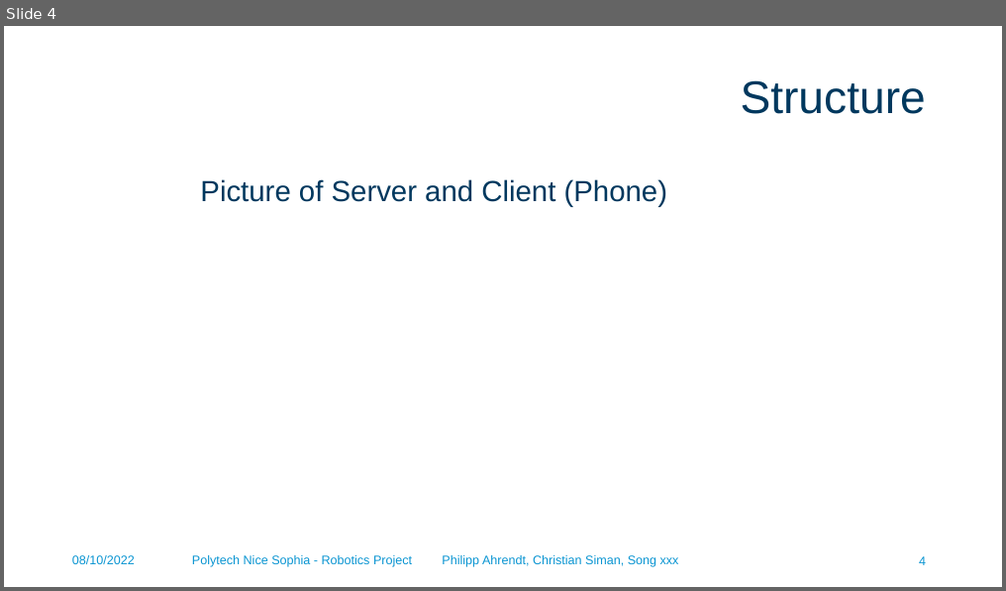
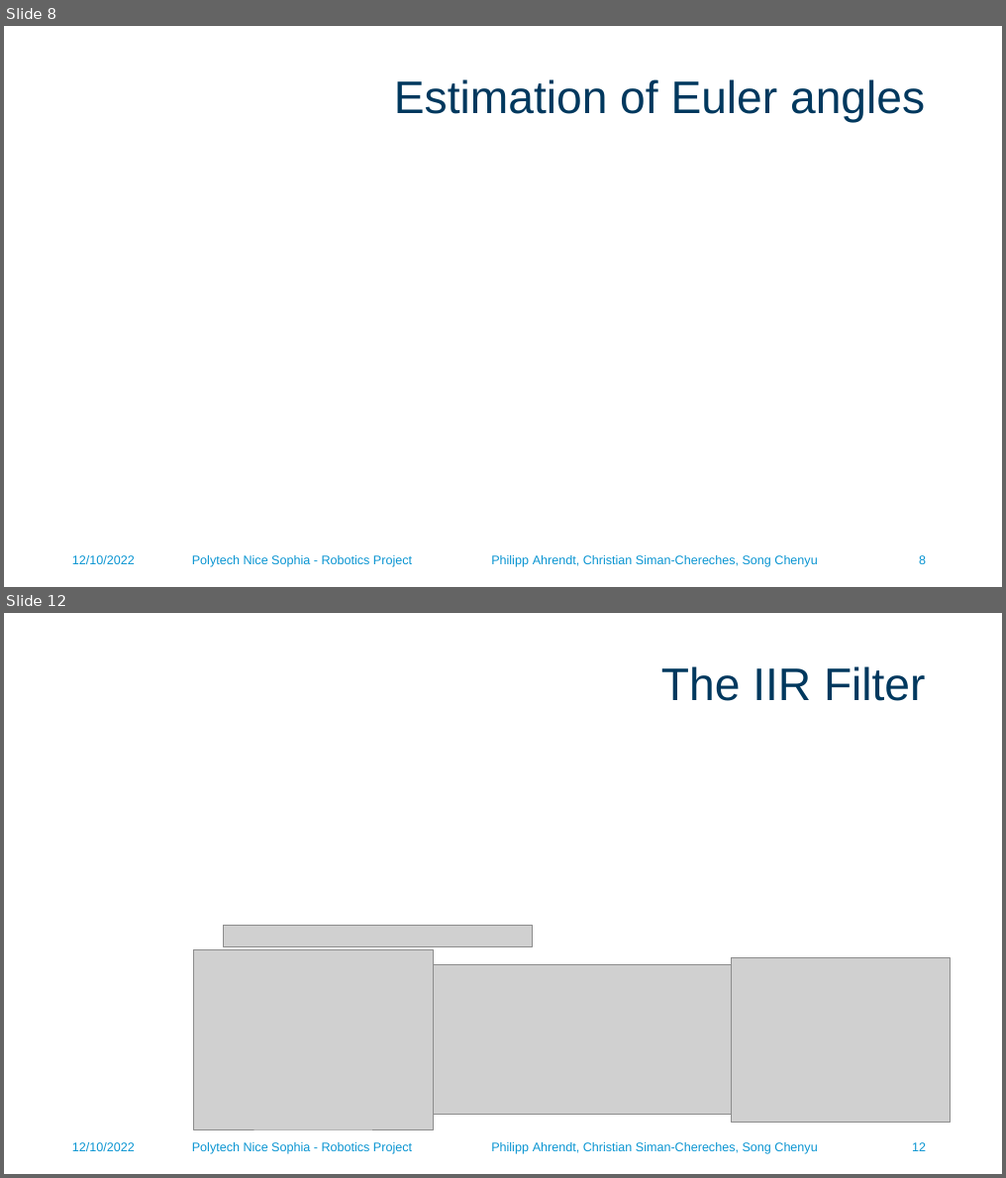
Before and after one commit to phiahr/accel_mouse, a slide deck: Robotics project.pptx. Shown one above the other, each under a label of ours: slide 4 before the commit, slides 8 and 12 after it; the slides between them are not shown. The pictures are 1006x591 and 1006x1178 pixels, drawn with LibreOffice and Linux fonts; fonts in the diff are those of the drawing; grey boxes stand for pictures; background and template pictures are left out. Boxes give left, top, right and bottom in pixels: in the first picture for what was removed or moved away, otherwise in the second. Text is boxed around its words. In the diff, an @@ line names an element or a change of style, - is before the commit and + after.

```diff
--- a/Robotics project.pptx
+++ b/Robotics project.pptx
@@ slide 12 added at (4, 613, 1002, 1174), background #FFFFFF @@
@@ title added at (661, 666, 926, 701), 44 pt, text #00385E @@
+The IIR Filter
@@ picture added at (224, 925, 534, 947) @@
@@ picture added at (193, 950, 434, 1131) @@
@@ picture added at (433, 964, 747, 1115) @@
@@ picture added at (731, 959, 950, 1123) @@
@@ text added at (72, 1143, 135, 1152), 12 pt, text #0A95D2 @@
+12/10/2022
@@ text added at (192, 1143, 817, 1155), 12 pt, text #0A95D2 @@
+Polytech Nice Sophia - Robotics Project Philipp Ahrendt, Christian Siman-Chereches, Song Chenyu
@@ page number added at (912, 1143, 926, 1152), 12 pt, text #0A95D2 @@
+12
@@ what was slide 4 is now slide 8 @@
@@ slide 8 changed as well @@
@@ title at (394, 79, 925, 123): text changed @@
-Structure
+Estimation of Euler angles
@@ text removed at (200, 179, 668, 207) @@
-Picture of Server and Client (Phone)
@@ text at (72, 556, 135, 565): text changed @@
-08/10/2022
+12/10/2022
@@ text at (192, 556, 817, 568): text changed @@
-Polytech Nice Sophia - Robotics Project Philipp Ahrendt, Christian Siman, Song xxx
+Polytech Nice Sophia - Robotics Project Philipp Ahrendt, Christian Siman-Chereches, Song Chenyu
@@ page number removed at (919, 557, 926, 566) @@
-4
@@ page number added at (919, 556, 926, 565), 12 pt, text #0A95D2 @@
+8
```
Also in this commit, not shown: 7 other slides changed, 15 other slides added, 2 slides removed, 5 other files.
